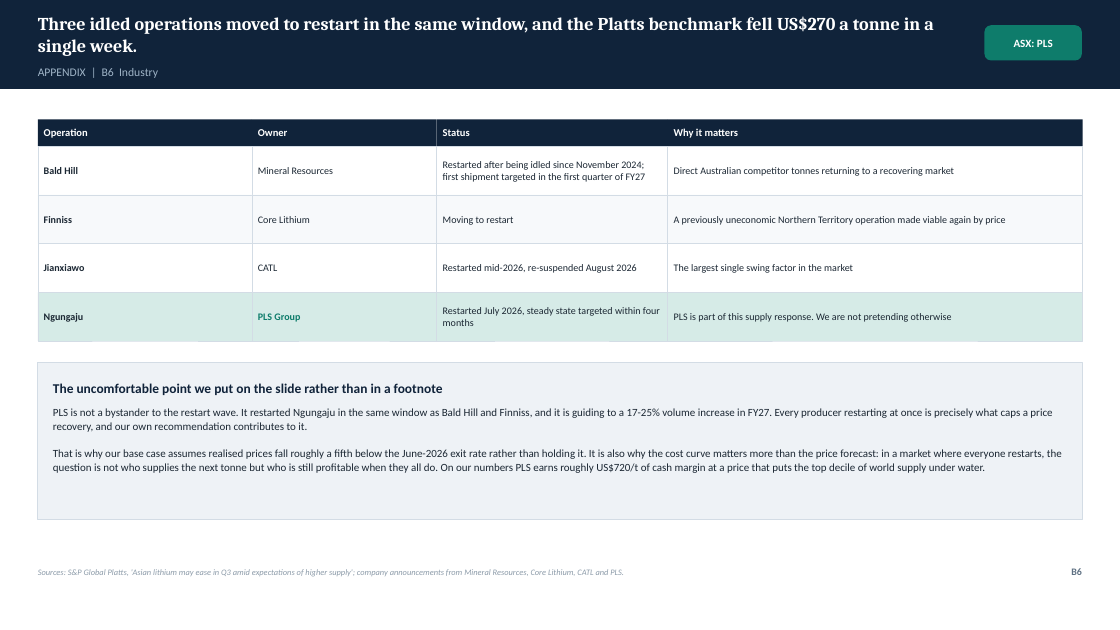
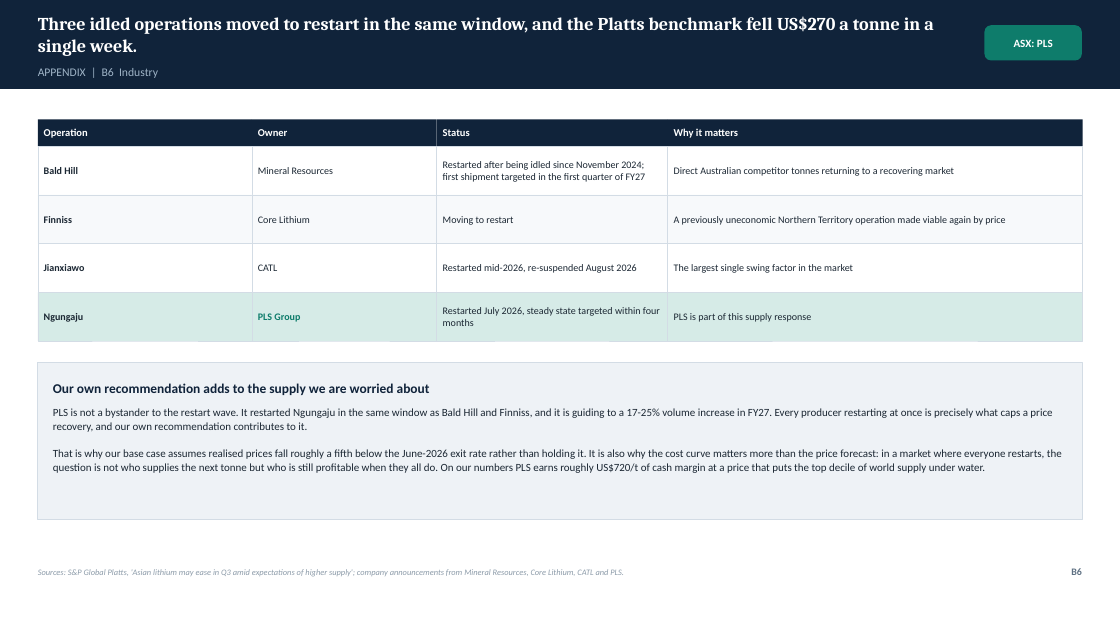
Before and after one commit to SportsSwap/for-claude, a slide deck: slide 37 of deck/PLS_Group_FMAA_2026.pptx. Drawn at 1120x630 pixels with LibreOffice and Linux fonts; fonts in the diff are those of the drawing. Boxes give left, top, right and bottom in pixels: in the first picture for what was removed or moved away, otherwise in the second. Text is boxed around its words. In the diff, an @@ line names an element or a change of style, - is before the commit and + after.

```diff
--- a/deck/PLS_Group_FMAA_2026.pptx
+++ b/deck/PLS_Group_FMAA_2026.pptx
@@ text at (674,313,811,322): text changed @@
-PLS is part of this supply response. We are not pretending otherwise
+PLS is part of this supply response
@@ text at (53,383,430,395): text changed @@
-The uncomfortable point we put on the slide rather than in a footnote
+Our own recommendation adds to the supply we are worried about
```
Also in this commit, not shown: 42 other slides changed, 1 slide added, 10 other files.
